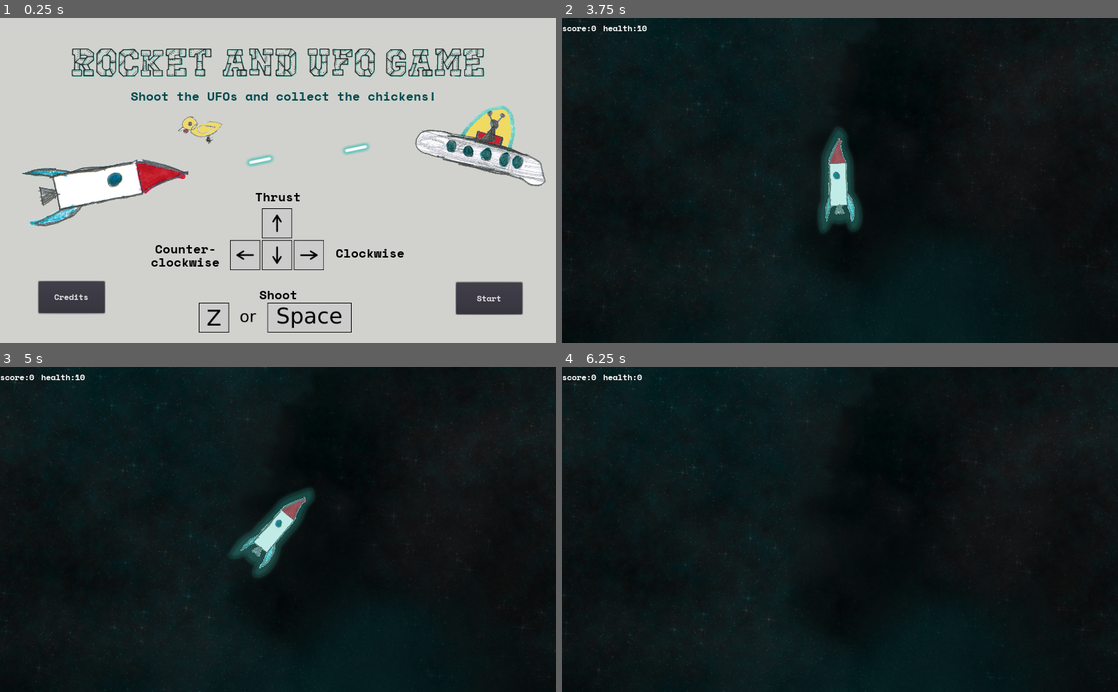
Above: before the commit, frames 1-4 (two rows, left to right).
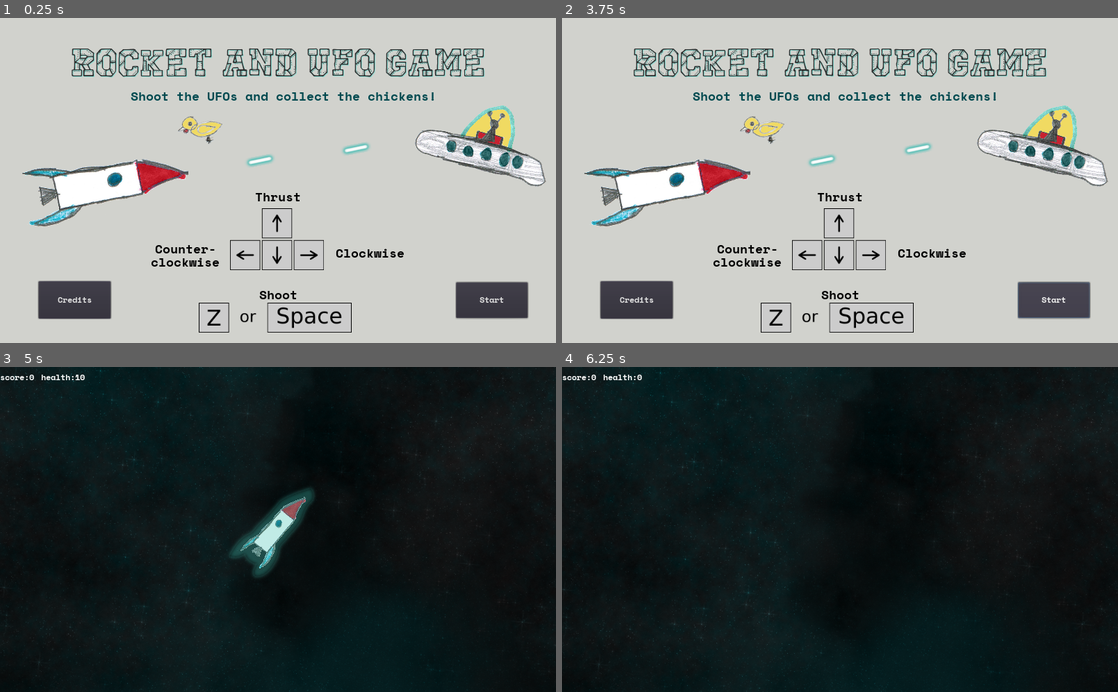
Above: after the commit, the same moments.

Repository: the-g-force/FamJam-April2020
Game: Godot game, scene res://src/MainMenu.tscn
Same seed, same stepped clock (60 frames per second), same inputs: the game is played once before the commit and once after it. Sound files missing from this copy of the repository are replaced by a short silence.
Inputs:
- Up to frame 1 (0.25 s): no input
- Up to frame 2 (3.75 s): click "Credits" at 0.5 s; hold Right (TurnRight) 1.28-2.03 s; tap Space (Fire) at 1.35 s; tap Enter at 2 s; hold Left (TurnLeft) 2.03-2.75 s; tap Delete (die) at 2.1 s; click "Back" at 2.75 s; click "Start" at 3.5 s
- Up to frame 3 (5 s): hold Right (TurnRight) from 4.28 s (still down); tap Space (Fire) at 4.35 s
- Up to frame 4 (6.25 s): release Right (TurnRight) at 5.03 s; hold Up (Thrust) 5.03-5.78 s; tap Delete (die) at 5.1 s; hold Left (TurnLeft) from 5.78 s (still down); tap Space (Fire) at 5.85 s

The runs differ from the first frame. In frame 1, 0.9% of the frame differs, in the area x 6-96%, y 80-93%; in frame 2, 100%, in the area x 0-100%, y 0-100%; in frame 3, 0.4%; in frame 4, 0.4%.

Commit message:
Replace buttons with audio buttons

Diff:
--- a/project/src/MainMenu.gd
+++ b/project/src/MainMenu.gd
@@ -9,11 +9,9 @@
 	Jukebox.play_menu_music()
 
 
-func _on_StartButton_pressed():
-	Jukebox.pressed.play()
-	var _error = get_tree().change_scene_to(_Level)
+func _on_CreditsButton_audio_feedback_complete():
+	var _error = get_tree().change_scene_to(_Credits) # Replace with function body.
 
 
-func _on_CreditsButton_pressed():
-	Jukebox.pressed.play()
-	var _error = get_tree().change_scene_to(_Credits) # Replace with function body.
+func _on_StartButton_audio_feedback_complete():
+	var _error = get_tree().change_scene_to(_Level)
--- a/project/src/MainMenu.tscn
+++ b/project/src/MainMenu.tscn
@@ -1,7 +1,7 @@
-[gd_scene load_steps=15 format=2]
+[gd_scene load_steps=13 format=2]
 
 [ext_resource path="res://src/MainMenu.gd" type="Script" id=1]
-[ext_resource path="res://assets/Font.tres" type="DynamicFont" id=2]
+[ext_resource path="res://src/AudibleButton.tscn" type="PackedScene" id=2]
 [ext_resource path="res://assets/rocket.png" type="Texture" id=3]
 [ext_resource path="res://assets/CFIRobotRegular.ttf" type="DynamicFontData" id=4]
 [ext_resource path="res://assets/bullet-green.png" type="Texture" id=5]
@@ -10,11 +10,6 @@
 [ext_resource path="res://assets/chicken.png" type="Texture" id=8]
 [ext_resource path="res://assets/arrowkeys.png" type="Texture" id=9]
 [ext_resource path="res://assets/space.png" type="Texture" id=10]
-
-[sub_resource type="DynamicFont" id=1]
-
-[sub_resource type="Theme" id=2]
-default_font = SubResource( 1 )
 
 [sub_resource type="DynamicFont" id=3]
 size = 72
@@ -58,36 +53,19 @@
 scale = Vector2( 1.05928, 1.05928 )
 texture = ExtResource( 8 )
 
-[node name="StartButton" type="Button" parent="."]
-anchor_left = 0.5
-anchor_top = 0.5
-anchor_right = 0.5
-anchor_bottom = 0.5
-margin_left = 327.88
-margin_top = 160.87
-margin_right = 449.88
-margin_bottom = 219.87
-theme = SubResource( 2 )
-custom_fonts/font = ExtResource( 2 )
+[node name="StartButton" parent="." instance=ExtResource( 2 )]
+margin_left = 840.0
+margin_top = 461.0
+margin_right = 972.0
+margin_bottom = 527.0
 text = "Start"
-__meta__ = {
-"_edit_use_anchors_": false
-}
 
-[node name="CreditsButton" type="Button" parent="."]
-anchor_left = 0.5
-anchor_top = 0.5
-anchor_right = 0.5
-anchor_bottom = 0.5
-margin_left = -440.529
-margin_top = 158.753
-margin_right = -318.529
-margin_bottom = 217.753
-custom_fonts/font = ExtResource( 2 )
+[node name="CreditsButton" parent="." instance=ExtResource( 2 )]
+margin_left = 71.0
+margin_top = 459.0
+margin_right = 204.0
+margin_bottom = 528.0
 text = "Credits"
-__meta__ = {
-"_edit_use_anchors_": false
-}
 
 [node name="rocket" type="Sprite" parent="."]
 position = Vector2( 195.498, 286.308 )
@@ -215,5 +193,5 @@
 [node name="space" type="Sprite" parent="."]
 position = Vector2( 506.762, 526.243 )
 texture = ExtResource( 10 )
-[connection signal="pressed" from="StartButton" to="." method="_on_StartButton_pressed"]
-[connection signal="pressed" from="CreditsButton" to="." method="_on_CreditsButton_pressed"]
+[connection signal="audio_feedback_complete" from="StartButton" to="." method="_on_StartButton_audio_feedback_complete"]
+[connection signal="audio_feedback_complete" from="CreditsButton" to="." method="_on_CreditsButton_audio_feedback_complete"]
